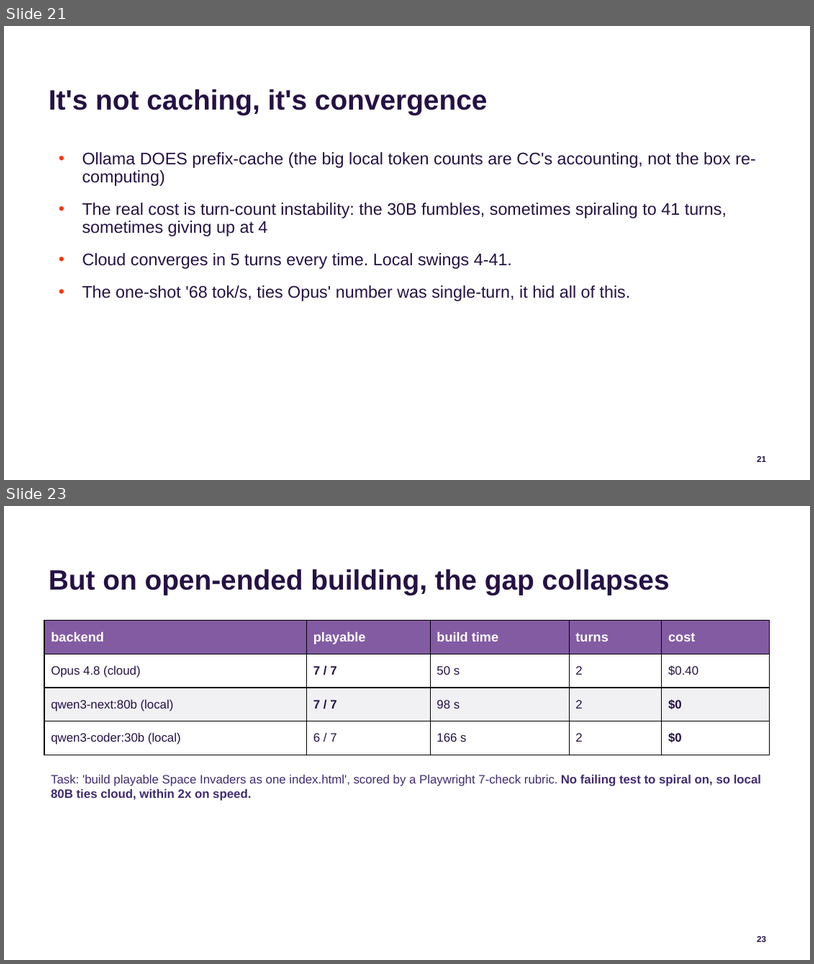
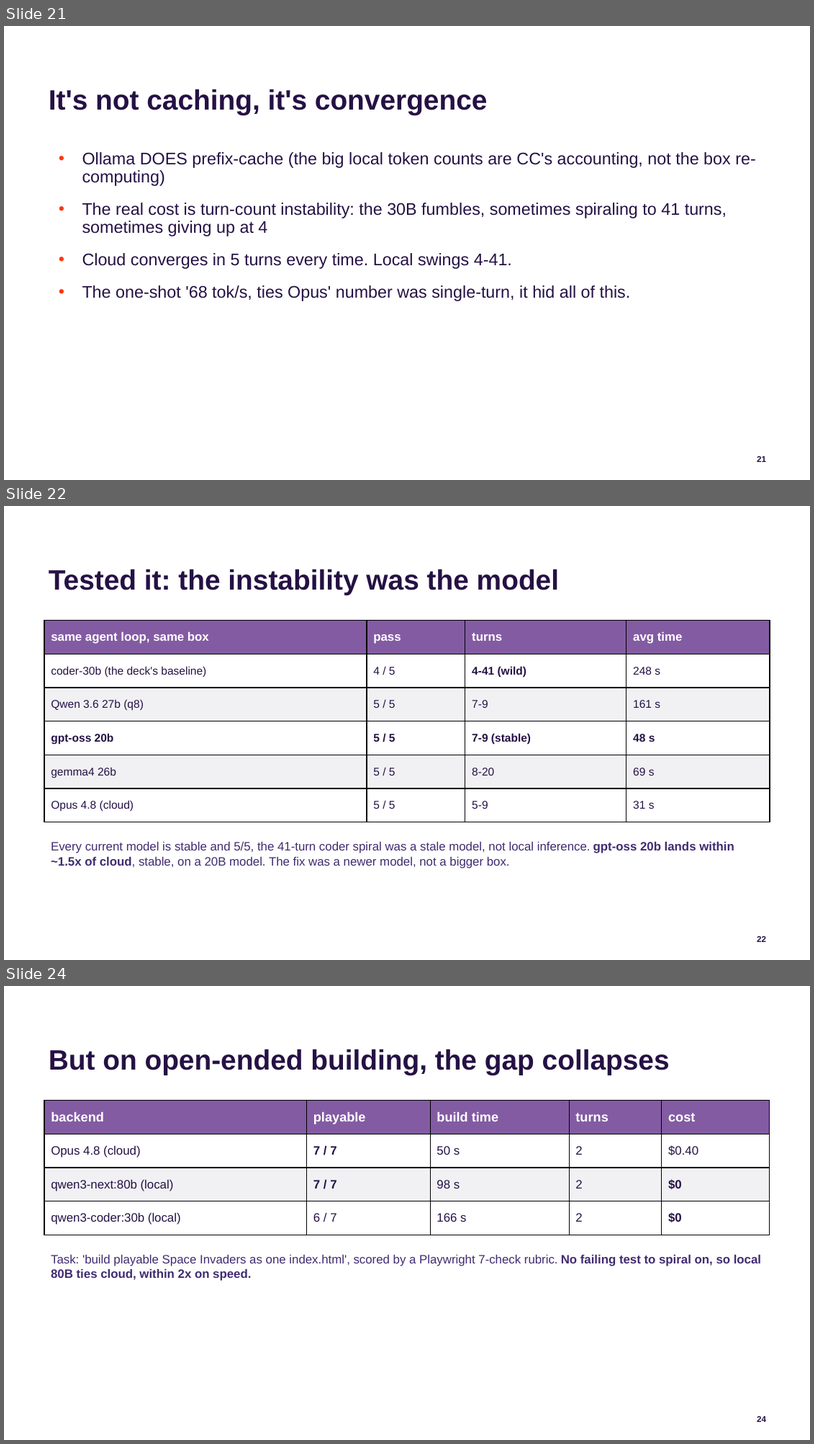
Before and after one commit to jconnolly/local-llm-pi5, a slide deck: local-llm-datasociety.pptx. Shown one above the other, each under a label of ours: slides 21 and 23 before the commit, slides 21, 22 and 24 after it; the slides between them are not shown. The pictures are 814x964 and 814x1444 pixels, drawn with LibreOffice and Linux fonts; fonts in the diff are those of the drawing; background and template pictures are left out. Boxes give left, top, right and bottom in pixels: in the first picture for what was removed or moved away, otherwise in the second. Text is boxed around its words. In the diff, an @@ line names an element or a change of style, - is before the commit and + after.

Commit message:
Cross-family agent-loop bench: instability was a stale-model artifact
Re-ran agentbench (5 hard tasks, same box) across current models, prompted by Boykis/HN:
- coder-30b (deck baseline): 4/5, 4-41 turns (wild), 248s
- Qwen 3.6 27b q8: 5/5, 7-9 turns, 161s
- gpt-oss 20b: 5/5, 7-9 turns, 48s (~1.5x cloud) <- standout
- gemma4 26b: 5/5, 8-20 turns, 69s
- Opus cloud: 5/5, 5-9, 31s

Every current model is stable + 5/5; the 41-turn spiral was the model, not local inference.
- agentbench/run.py: AGENTBENCH_LOCAL_MODEL env override
- agentbench/cross_family_results.md: durable results table + findings
- decks: new 'Tested it: the instability was the model' slide + reconciliation/PS updated

```diff
--- a/local-llm-datasociety.pptx
+++ b/local-llm-datasociety.pptx
@@ slide 22 added at bbox=[4, 506, 810, 960], background #FFFFFF; not listed: 1 template element that a slide beside it also shows @@
@@ title added at bbox=[49, 569, 559, 595], 30 pt, text #251144, bold @@
+Tested it: the instability was the model
@@ table added at bbox=[44, 620, 770, 822], 6 rows, 4 columns @@
+same agent loop, same box | pass | turns | avg time
+coder-30b (the deck's baseline) | 4 / 5 | 4-41 (wild) | 248 s
+Qwen 3.6 27b (q8) | 5 / 5 | 7-9 | 161 s
+gpt-oss 20b | 5 / 5 | 7-9 (stable) | 48 s
+gemma4 26b | 5 / 5 | 8-20 | 69 s
+Opus 4.8 (cloud) | 5 / 5 | 5-9 | 31 s
@@ text added at bbox=[51, 841, 735, 868], 13 pt, text #412B71 @@
+Every current model is stable and 5/5, the 41-turn coder spiral was a stale model, not local inference. gpt-oss 20b lands within ~1.5x of cloud, stable, on a 20B model. The fix was a newer model, not a bigger box.
@@ what was slide 23 is now slide 24 @@
@@ page number at bbox=[757, 1416, 766, 1422]: text changed @@
-23
+24
```
Also in this commit, not shown: 2 slides changed, 6 other files.
